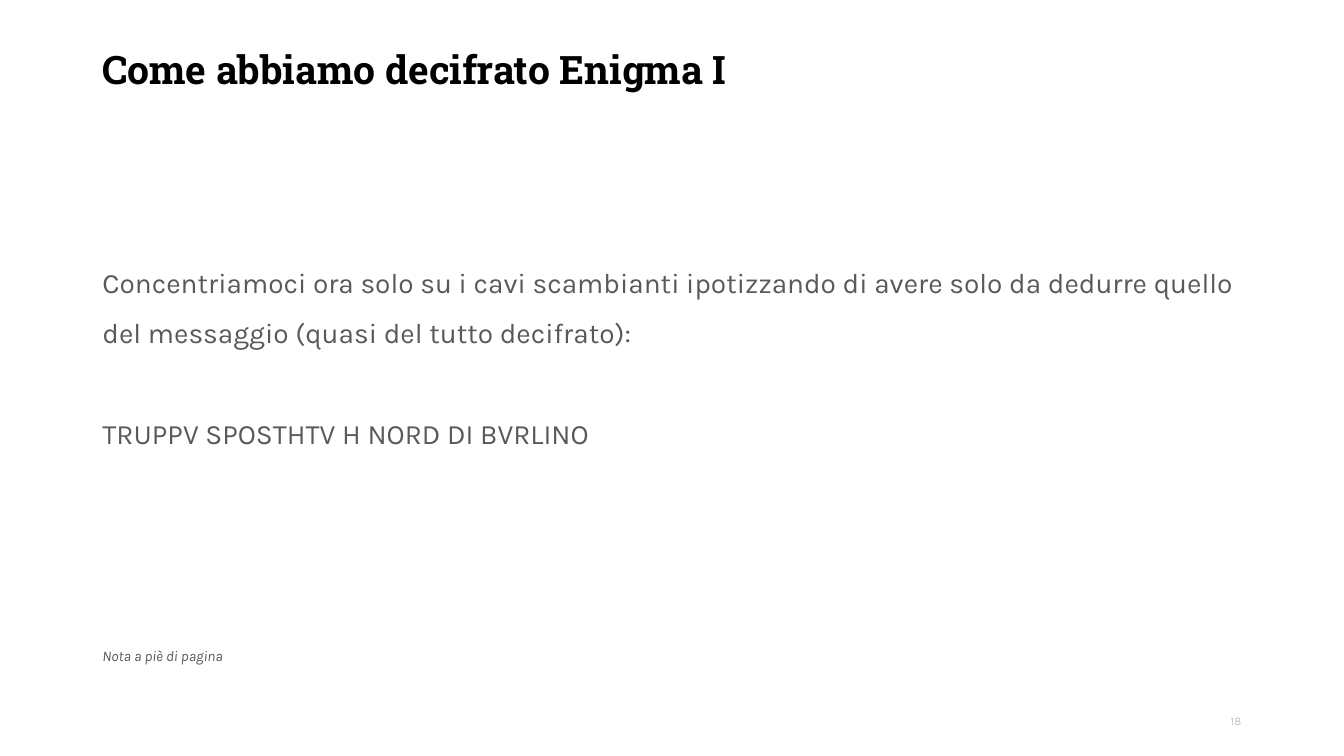
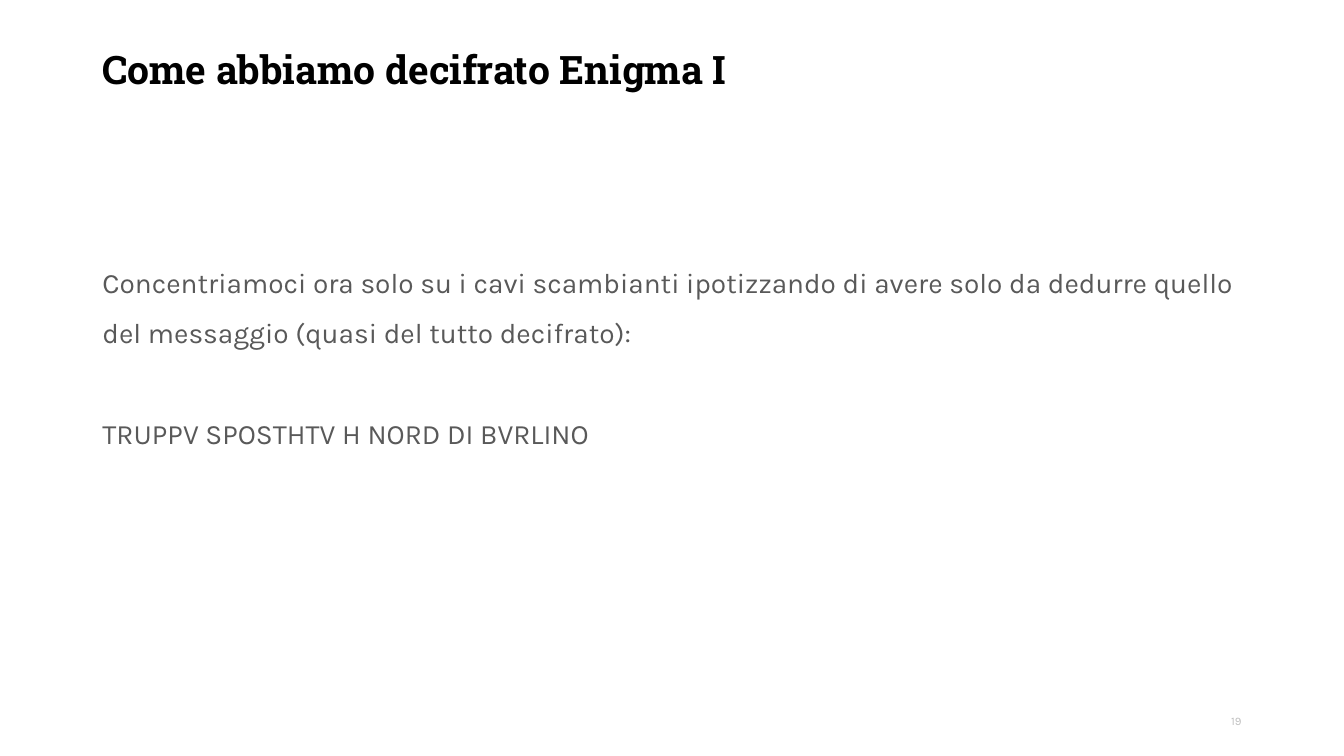
Before and after one commit to DanieleFerretti03/tesi-enigma, a slide deck: slide 19 of presentazione.odp (slide 18 before the commit). Drawn at 1344x756 pixels with LibreOffice and Linux fonts; fonts in the diff are those of the drawing; background and template pictures are left out. Boxes give left, top, right and bottom in pixels: in the first picture for what was removed or moved away, otherwise in the second. Text is boxed around its words. In the diff, an @@ line names an element or a change of style, - is before the commit and + after.

```diff
--- a/presentazione.odp
+++ b/presentazione.odp
@@ text removed at [102,650,223,665] @@
-Nota a piè di pagina
```
Also in this commit, not shown: 1 other slide changed, 1 slide added, 1 slide removed, 1 other file.
